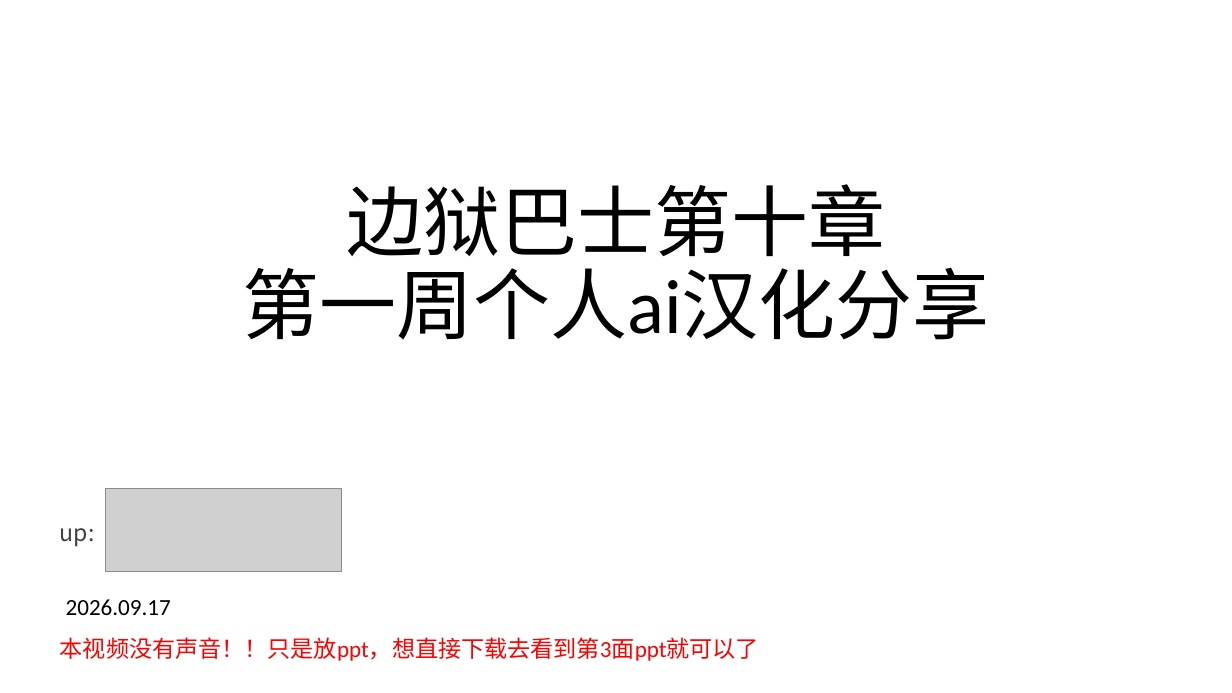
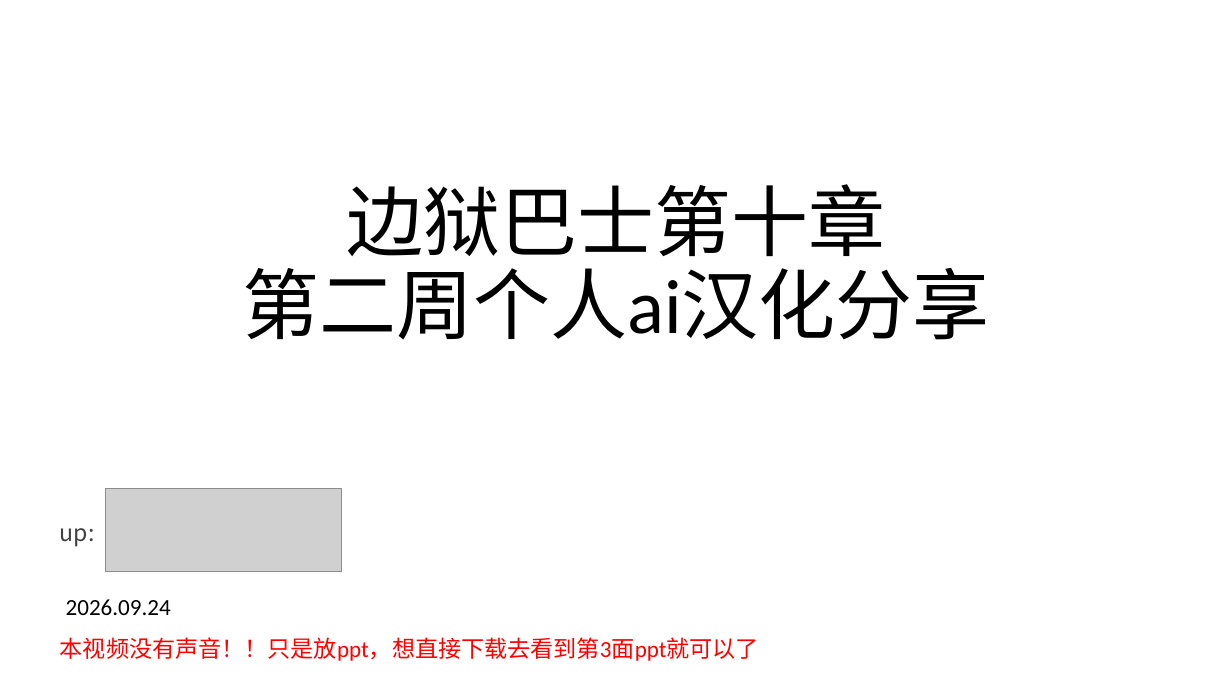
Before and after one commit to haool871/Limbus-Company-Chapter-10-Week-1-Chinese-Localization-Share, a slide deck: slide 1 of docs/边狱巴士第十章.pptx. Drawn at 1232x693 pixels with LibreOffice and Linux fonts; fonts in the diff are those of the drawing; grey boxes stand for pictures. Boxes give left, top, right and bottom in pixels: in the first picture for what was removed or moved away, otherwise in the second. Text is boxed around its words. In the diff, an @@ line names an element or a change of style, - is before the commit and + after.

```diff
--- a/docs/边狱巴士第十章.pptx
+++ b/docs/边狱巴士第十章.pptx
@@ title at <box>242,184,990,340</box>: text changed @@
-边狱巴士第十章
-第一周个人ai汉化分享
+边狱巴士第十章
+第二周个人ai汉化分享
@@ text at <box>66,599,171,615</box>: text changed @@
-2026.09.17
+2026.09.24
```
Also in this commit, not shown: 2 other slides changed, 1 slide added, 1 slide removed, 52 other files.
